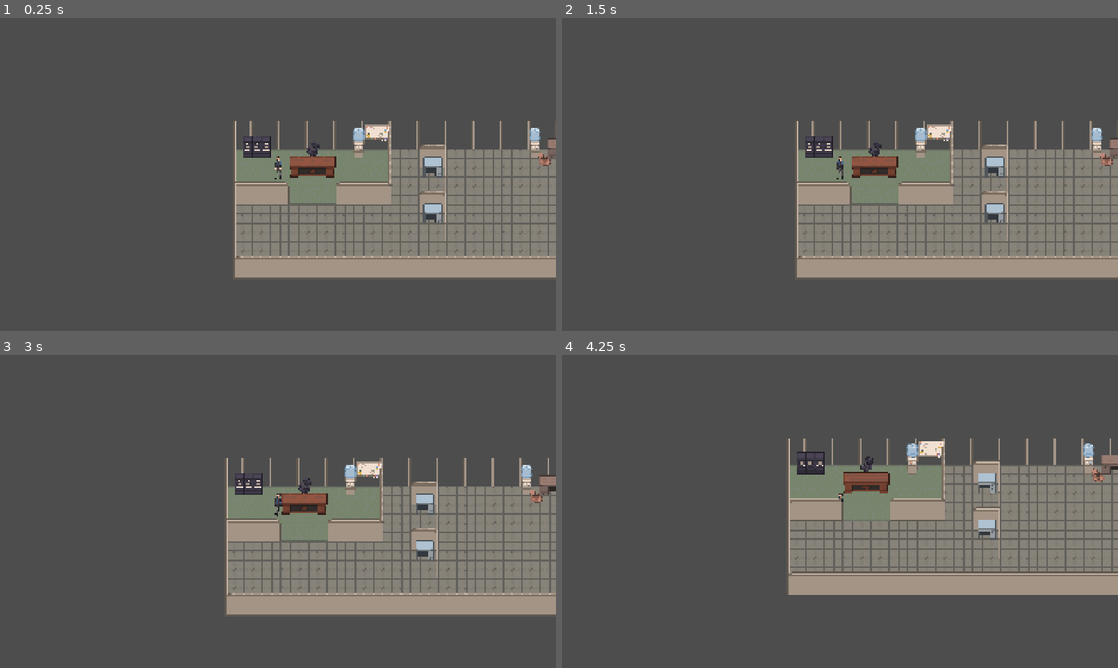
Above: before the commit, frames 1-4 (two rows, left to right).
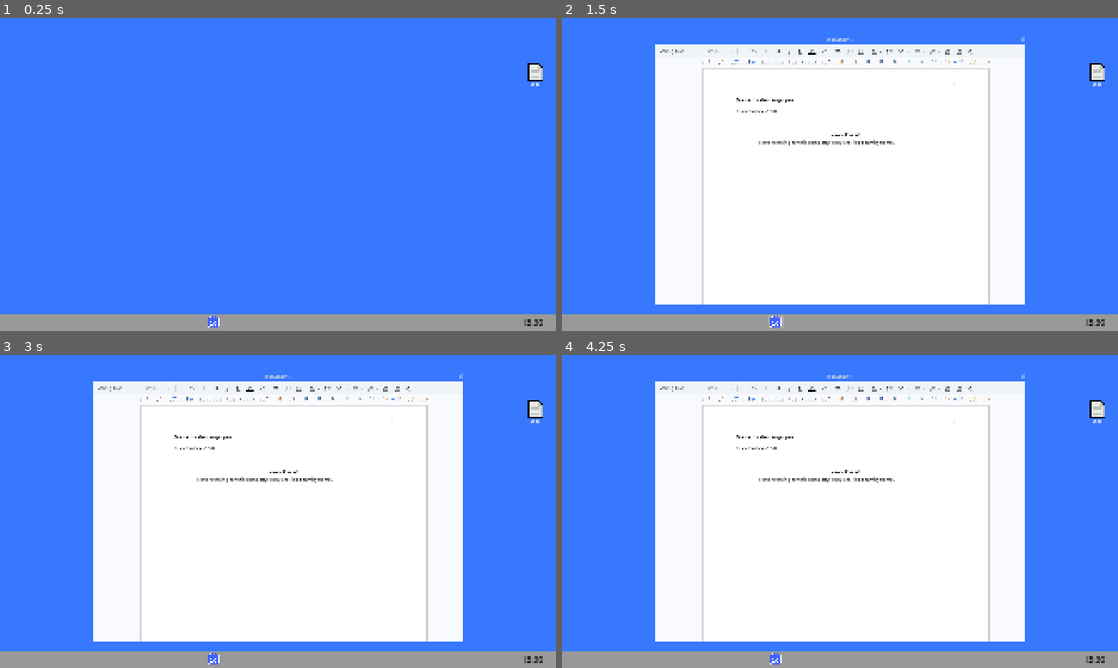
Above: after the commit, the same moments.

Repository: dh2650-overworked/Overworked
Game: Godot game, scene res://scenes/pc/pc_scene.tscn
Two runs of this game, one before a commit and one after it. Both use one fixed random seed, a clock stepped at 60 frames per second and the inputs below. Before the commit the project starts from res://scenes/levels/office.tscn.
Inputs (mouse positions are in pixels of both pictures, inside the frame that each line leads up to):
- Up to frame 1 (0.25 s): no input
- Up to frame 2 (1.5 s): click (1095, 71) at 0.5 s, where only the run after the commit has a clickable "Doc"; click (773, 321) at 1.27 s
- Up to frame 3 (3 s): click (211, 658) at 2.02 s; tap Enter at 2.75 s; move the mouse to (400, 495) at 2.77 s; hold D (move_right) from 2.78 s (still down); tap R at 2.85 s
- Up to frame 4 (4.25 s): tap Space at 3.5 s; move the mouse to (728, 527) at 3.52 s; release D (move_right) at 3.53 s; hold S (move_back) from 3.53 s (still down); tap F at 3.6 s

The runs differ from the first frame. In frame 1, 100% of the frame differs, in the area x 0-100%, y 0-100%; in frame 2, 100%; in frame 3, 100%; in frame 4, 100%.

Commit message:
renamed the pc-scece to pc

Diff:
--- a/project.godot
+++ b/project.godot
@@ -11,7 +11,7 @@
 [application]
 
 config/name="Overwork"
-run/main_scene="uid://2hisqf0xy7uj"
+run/main_scene="uid://dgku621g67xcf"
 config/features=PackedStringArray("4.6", "Forward Plus")
 config/icon="res://icon.svg"
 
--- a/scenes/pc-scene/DesktopPanel.gd
+++ /dev/null
@@ -1,21 +0,0 @@
-extends Panel
-
-@onready var document_app: Button = $"Document app"
-@onready var document_window: Window = $"Document app/DocumentWindow"
-
-# Called when the node enters the scene tree for the first time.
-func _ready() -> void:
-	document_window.hide()
-
-
-# Called every frame. 'delta' is the elapsed time since the previous frame.
-func _process(delta: float) -> void:
-	pass
-
-
-func _on_document_window_close_requested() -> void:
-	document_window.hide()
-
-
-func _on_document_app_pressed() -> void:
-	document_window.show()
--- a/scenes/pc-scene/Document_app.gd
+++ /dev/null
@@ -1,11 +0,0 @@
-extends Window
-
-
-# Called when the node enters the scene tree for the first time.
-func _ready() -> void:
-	pass # Replace with function body.
-
-
-# Called every frame. 'delta' is the elapsed time since the previous frame.
-func _process(delta: float) -> void:
-	pass
--- a/scenes/pc-scene/document_window.gd
+++ /dev/null
@@ -1,34 +0,0 @@
-extends Window
-
-
-var active_text = null
-var current_letter_index: int = -1
-
-
-func find_new_active_text(typed_character: String):
-	var prompt = $TextReport.get_prompt()
-	if prompt.substr(0,1) == typed_character:
-		active_text = $TextReport
-		current_letter_index = 1
-		active_text.set_next_character(current_letter_index)
-		print("New Text!")
-
-func _unhandled_input(event: InputEvent) -> void:
-	if event is InputEventKey and event.is_pressed():
-		var typed_event = event as InputEventKey
-		var key_typed = PackedByteArray([typed_event.unicode]).get_string_from_utf8()
-		print(key_typed)
-
-		if active_text == null:
-			find_new_active_text(key_typed)
-		else:
-			var prompt = active_text.get_prompt()
-			var next_character = prompt.substr(current_letter_index,1)
-			if key_typed == next_character:
-				print("you right")
-				current_letter_index += 1
-				active_text.set_next_character(current_letter_index)
-				if current_letter_index == prompt.length():
-					current_letter_index =-1
-			else:
-				print("incorrectly typed %s instead of %s" % [key_typed, next_character])
--- a/scenes/pc-scene/icon.svg
+++ /dev/null
@@ -1 +0,0 @@
-<svg xmlns="http://www.w3.org/2000/svg" width="128" height="128"><rect width="124" height="124" x="2" y="2" fill="#363d52" stroke="#212532" stroke-width="4" rx="14"/><g fill="#fff" transform="translate(12.322 12.322)scale(.101)"><path d="M105 673v33q407 354 814 0v-33z"/><path fill="#478cbf" d="m105 673 152 14q12 1 15 14l4 67 132 10 8-61q2-11 15-15h162q13 4 15 15l8 61 132-10 4-67q3-13 15-14l152-14V427q30-39 56-81-35-59-83-108-43 20-82 47-40-37-88-64 7-51 8-102-59-28-123-42-26 43-46 89-49-7-98 0-20-46-46-89-64 14-123 42 1 51 8 102-48 27-88 64-39-27-82-47-48 49-83 108 26 42 56 81zm0 33v39c0 276 813 276 814 0v-39l-134 12-5 69q-2 10-14 13l-162 11q-12 0-16-11l-10-65H446l-10 65q-4 11-16 11l-162-11q-12-3-14-13l-5-69z"/><path d="M483 600c0 34 58 34 58 0v-86c0-34-58-34-58 0z"/><circle cx="725" cy="526" r="90"/><circle cx="299" cy="526" r="90"/></g><g fill="#414042" transform="translate(12.322 12.322)scale(.101)"><circle cx="307" cy="532" r="60"/><circle cx="717" cy="532" r="60"/></g></svg>
--- a/scenes/pc-scene/mouse.gd
+++ /dev/null
@@ -1,11 +0,0 @@
-extends Sprite2D
-
-
-# Called when the node enters the scene tree for the first time.
-func _ready() -> void:
-	pass # Replace with function body.
-
-
-# Called every frame. 'delta' is the elapsed time since the previous frame.
-func _physics_process(delta: float) -> void:
-	global_position = lerp(global_position, get_global_mouse_position(), 16.5 *delta)
--- a/scenes/pc-scene/mouse_cursor.gd
+++ /dev/null
@@ -1,11 +0,0 @@
-extends Sprite2D
-
-
-# Called when the node enters the scene tree for the first time.
-func _ready() -> void:
-	Input.set_mouse_mode(Input.MOUSE_MODE_HIDDEN)
-
-
-# Called every frame. 'delta' is the elapsed time since the previous frame.
-func _physics_process(delta: float) -> void:
-	global_position = lerp(global_position, get_global_mouse_position(), 16.5 *delta)
--- a/scenes/pc-scene/mouse_cursor.tscn
+++ /dev/null
@@ -1,95 +0,0 @@
-[gd_scene format=3 uid="uid://bo5egueigev85"]
-
-[ext_resource type="Texture2D" uid="uid://ddsawxs0j3rki" path="res://Assets/desktop_start_logo_place_holder_hover.png" id="1_pwj4x"]
-[ext_resource type="Texture2D" uid="uid://c1wx05qdjxtha" path="res://Assets/desktop_start_logo_place_holder.png" id="2_a2vgd"]
-[ext_resource type="Texture2D" uid="uid://bj2dyhdlmur3r" path="res://Assets/8_white.png" id="3_wnbnb"]
-
-[sub_resource type="StyleBoxFlat" id="StyleBoxFlat_wsi6r"]
-
-[sub_resource type="StyleBoxTexture" id="StyleBoxTexture_0h78p"]
-texture_margin_left = 2.0
-texture_margin_top = 2.0
-texture_margin_right = 2.0
-texture_margin_bottom = 2.0
-
-[sub_resource type="StyleBoxTexture" id="StyleBoxTexture_2b4ws"]
-texture = ExtResource("1_pwj4x")
-
-[sub_resource type="StyleBoxTexture" id="StyleBoxTexture_53qcj"]
-
-[node name="PC_scene" type="Control" unique_id=1514691639]
-layout_mode = 3
-anchors_preset = 15
-anchor_right = 1.0
-anchor_bottom = 1.0
-grow_horizontal = 2
-grow_vertical = 2
-
-[node name="ColorRect" type="ColorRect" parent="." unique_id=451289161]
-layout_mode = 1
-anchors_preset = 15
-anchor_right = 1.0
-anchor_bottom = 1.0
-grow_horizontal = 2
-grow_vertical = 2
-color = Color(0.21568628, 0.47058824, 1, 1)
-
-[node name="Panel" type="Panel" parent="." unique_id=242645272]
-layout_mode = 1
-anchors_preset = 12
-anchor_top = 1.0
-anchor_right = 1.0
-anchor_bottom = 1.0
-offset_top = -60.0
-grow_horizontal = 2
-grow_vertical = 0
-theme_override_styles/panel = SubResource("StyleBoxFlat_wsi6r")
-
-[node name="Button" type="Button" parent="Panel" unique_id=51549926]
-layout_mode = 0
-offset_left = 336.0
-offset_top = 5.0
-offset_right = 392.0
-offset_bottom = 55.0
-theme_override_colors/font_color = Color(0, 0, 0, 1)
-theme_override_styles/normal = SubResource("StyleBoxTexture_0h78p")
-theme_override_styles/hover = SubResource("StyleBoxTexture_2b4ws")
-text = "Start"
-icon = ExtResource("2_a2vgd")
-
-[node name="Panel" type="Panel" parent="Panel" unique_id=243261286]
-layout_mode = 1
-anchors_preset = 3
-anchor_left = 1.0
-anchor_top = 1.0
-anchor_right = 1.0
-anchor_bottom = 1.0
-offset_left = -156.0
-offset_top = -50.0
-offset_right = -7.0
-offset_bottom = -8.0
-grow_horizontal = 0
-grow_vertical = 0
-theme_override_styles/panel = SubResource("StyleBoxTexture_53qcj")
-
-[node name="Label" type="Label" parent="Panel/Panel" unique_id=185551419]
-layout_mode = 1
-anchors_preset = 8
-anchor_left = 0.5
-anchor_top = 0.5
-anchor_right = 0.5
-anchor_bottom = 0.5
-offset_left = -20.0
-offset_top = -11.5
-offset_right = 20.0
-offset_bottom = 11.5
-grow_horizontal = 2
-grow_vertical = 2
-theme_override_colors/font_color = Color(0.06666667, 0.06666667, 0.06666667, 1)
-theme_override_font_sizes/font_size = 28
-text = "13:30"
-
-[node name="Sprite2D" type="Sprite2D" parent="." unique_id=794660348]
-z_index = 4096
-texture = ExtResource("3_wnbnb")
-offset = Vector2(6, 11)
--- a/scenes/pc-scene/node_2d.tscn
+++ /dev/null
@@ -1,3 +0,0 @@
-[gd_scene format=3 uid="uid://d3ac6yufakl0y"]
-
-[node name="Node2D" type="Node2D" unique_id=1077248794]
--- a/scenes/pc-scene/pc_scene.gd
+++ /dev/null
@@ -1,19 +0,0 @@
-extends Control
-
-@onready var mouse_cursor: Sprite2D = $MouseCursor
-var pc_mouse_pos:Vector2 = Vector2.ZERO
-# Called when the node enters the scene tree for the first time.
-func _ready() -> void:
-	# Load the texture from your sprite's texture
-	var cursor_texture = mouse_cursor.texture
-	 # Set it as the custom cursor
-	Input.set_custom_mouse_cursor(cursor_texture)
-
-
-# Called every frame. 'delta' is the elapsed time since the previous frame.
-func _process(delta: float) -> void:
-	pass
-
-
-func update_cursor_pos():
-	mouse_cursor.position = pc_mouse_pos
--- a/scenes/pc-scene/pc_scene.tscn
+++ /dev/null
@@ -1,192 +0,0 @@
-[gd_scene format=3 uid="uid://ctbemj4biggvn"]
-
-[ext_resource type="Script" uid="uid://crtagsjby3nuf" path="res://pc_scene.gd" id="1_0h78p"]
-[ext_resource type="Texture2D" uid="uid://chsvpi8ma8kok" path="res://Assets/note.png" id="2_0h78p"]
-[ext_resource type="Script" uid="uid://ik1ycvr2ilym" path="res://DesktopPanel.gd" id="2_2b4ws"]
-[ext_resource type="Texture2D" uid="uid://c4fxg5aoki2xv" path="res://Assets/hover_effect.png" id="2_wsi6r"]
-[ext_resource type="Texture2D" uid="uid://cnf7g2eig3cm5" path="res://Assets/Logo_idle.png" id="3_wsi6r"]
-[ext_resource type="Texture2D" uid="uid://bj2dyhdlmur3r" path="res://Assets/8_white.png" id="4_2b4ws"]
-[ext_resource type="Script" uid="uid://ds5snx0to4nd3" path="res://document_window.gd" id="5_c0lli"]
-[ext_resource type="Script" uid="uid://ihc6ynjt7sqh" path="res://text_report.gd" id="6_0qnic"]
-[ext_resource type="Texture2D" uid="uid://c02ls52tu7j50" path="res://Assets/Document_bg_place_holder.png" id="7_kmvur"]
-
-[sub_resource type="StyleBoxTexture" id="StyleBoxTexture_6qbwl"]
-
-[sub_resource type="StyleBoxTexture" id="StyleBoxTexture_p0rpn"]
-
-[sub_resource type="StyleBoxTexture" id="StyleBoxTexture_c0lli"]
-texture = ExtResource("2_wsi6r")
-
-[sub_resource type="StyleBoxTexture" id="StyleBoxTexture_0qnic"]
-
-[sub_resource type="StyleBoxFlat" id="StyleBoxFlat_wsi6r"]
-
-[sub_resource type="StyleBoxTexture" id="StyleBoxTexture_err2h"]
-
-[sub_resource type="StyleBoxTexture" id="StyleBoxTexture_wsi6r"]
-
-[sub_resource type="StyleBoxTexture" id="StyleBoxTexture_2b4ws"]
-texture = ExtResource("2_wsi6r")
-
-[sub_resource type="StyleBoxTexture" id="StyleBoxTexture_53qcj"]
-
-[node name="PC_scene" type="Control" unique_id=1514691639]
-layout_mode = 3
-anchors_preset = 15
-anchor_right = 1.0
-anchor_bottom = 1.0
-grow_horizontal = 2
-grow_vertical = 2
-script = ExtResource("1_0h78p")
-
-[node name="ColorRect" type="ColorRect" parent="." unique_id=451289161]
-layout_mode = 1
-anchors_preset = 15
-anchor_right = 1.0
-anchor_bottom = 1.0
-grow_horizontal = 2
-grow_vertical = 2
-color = Color(0.21568628, 0.47058824, 1, 1)
-
-[node name="DesktopPanel" type="Panel" parent="." unique_id=152184024]
-layout_mode = 1
-offset_left = -3.5
-offset_top = -4.5
-offset_right = 1155.5
-offset_bottom = 590.5
-theme_override_styles/panel = SubResource("StyleBoxTexture_6qbwl")
-script = ExtResource("2_2b4ws")
-
-[node name="Document app" type="Button" parent="DesktopPanel" unique_id=982171993]
-layout_mode = 1
-anchors_preset = -1
-anchor_left = 1.572
-anchor_top = 0.25500003
-anchor_right = 1.572
-anchor_bottom = 0.25500003
-offset_left = 0.55200195
-offset_top = -0.22502136
-offset_right = 64.552
-offset_bottom = 63.77498
-theme_override_styles/normal = SubResource("StyleBoxTexture_p0rpn")
-theme_override_styles/hover_pressed = SubResource("StyleBoxTexture_c0lli")
-icon = ExtResource("2_0h78p")
-flat = true
-icon_alignment = 1
-expand_icon = true
-
-[node name="DocTitle" type="Label" parent="DesktopPanel/Document app" unique_id=2087328144]
-layout_mode = 1
-anchors_preset = -1
-anchor_top = 0.75000006
-anchor_bottom = 0.75000006
-offset_left = 5.0
-offset_top = -2.0000038
-offset_right = 58.0
-offset_bottom = 20.999996
-grow_horizontal = 2
-grow_vertical = 0
-theme_override_font_sizes/font_size = 12
-text = "Doc"
-horizontal_alignment = 1
-vertical_alignment = 2
-
-[node name="DocumentWindow" type="Window" parent="DesktopPanel/Document app" unique_id=1487198734]
-oversampling_override = 1.0
-title = "Documents"
-initial_position = 1
-size = Vector2i(1280, 900)
-exclusive = true
-theme_override_styles/embedded_border = SubResource("StyleBoxTexture_0qnic")
-script = ExtResource("5_c0lli")
-
-[node name="TextureRect" type="TextureRect" parent="DesktopPanel/Document app/DocumentWindow" unique_id=143351591]
-offset_right = 1282.0
-offset_bottom = 899.0
-texture = ExtResource("7_kmvur")
-
-[node name="TextReport" type="Node2D" parent="DesktopPanel/Document app/DocumentWindow" unique_id=74912274]
-script = ExtResource("6_0qnic")
-
-[node name="TypeText" type="RichTextLabel" parent="DesktopPanel/Document app/DocumentWindow/TextReport" unique_id=1062130218]
-offset_left = 318.0
-offset_top = 353.0
-offset_right = 994.0
-offset_bottom = 842.0
-theme_override_colors/default_color = Color(0, 0, 0, 1)
-bbcode_enabled = true
-text = "I love working for this company! They are like a family to me. "
-scroll_active = false
-
-[node name="TaskbarPanel" type="Panel" parent="." unique_id=242645272]
-layout_mode = 1
-anchors_preset = 12
-anchor_top = 1.0
-anchor_right = 1.0
-anchor_bottom = 1.0
-offset_top = -60.0
-grow_horizontal = 2
-grow_vertical = 0
-theme_override_styles/panel = SubResource("StyleBoxFlat_wsi6r")
-
-[node name="Start button" type="Button" parent="TaskbarPanel" unique_id=51549926]
-layout_mode = 0
-offset_left = 689.0
-offset_top = 10.0
-offset_right = 730.0
-offset_bottom = 50.0
-theme_override_colors/font_color = Color(0, 0, 0, 1)
-theme_override_colors/font_pressed_color = Color(0, 0, 0, 1)
-theme_override_colors/font_hover_color = Color(0, 0, 0, 1)
-theme_override_colors/font_hover_pressed_color = Color(0, 0, 0, 1)
-theme_override_font_sizes/font_size = 12
-theme_override_styles/normal = SubResource("StyleBoxTexture_err2h")
-theme_override_styles/pressed = SubResource("StyleBoxTexture_wsi6r")
-theme_override_styles/hover = SubResource("StyleBoxTexture_2b4ws")
-text = "
-"
-icon = ExtResource("3_wsi6r")
-icon_alignment = 1
-expand_icon = true
-
-[node name="TimePanel" type="Panel" parent="TaskbarPanel" unique_id=243261286]
-layout_mode = 1
-anchors_preset = 3
-anchor_left = 1.0
-anchor_top = 1.0
-anchor_right = 1.0
-anchor_bottom = 1.0
-offset_left = -156.0
-offset_top = -50.0
-offset_right = -7.0
-offset_bottom = -8.0
-grow_horizontal = 0
-grow_vertical = 0
-theme_override_styles/panel = SubResource("StyleBoxTexture_53qcj")
-
-[node name="Label" type="Label" parent="TaskbarPanel/TimePanel" unique_id=185551419]
-layout_mode = 1
-anchors_preset = 8
-anchor_left = 0.5
-anchor_top = 0.5
-anchor_right = 0.5
-anchor_bottom = 0.5
-offset_left = -20.0
-offset_top = -11.5
-offset_right = 20.0
-offset_bottom = 11.5
-grow_horizontal = 2
-grow_vertical = 2
-theme_override_colors/font_color = Color(0.06666667, 0.06666667, 0.06666667, 1)
-theme_override_font_sizes/font_size = 28
-text = "13:30"
-
-[node name="MouseCursor" type="Sprite2D" parent="." unique_id=287946108]
-visible = false
-top_level = true
-texture = ExtResource("4_2b4ws")
-offset = Vector2(6, 11)
-
-[connection signal="pressed" from="DesktopPanel/Document app" to="DesktopPanel" method="_on_document_app_pressed"]
-[connection signal="close_requested" from="DesktopPanel/Document app/DocumentWindow" to="." method="_on_document_window_close_requested"]
-[connection signal="close_requested" from="DesktopPanel/Document app/DocumentWindow" to="DesktopPanel" method="_on_document_window_close_requested"]
--- a/scenes/pc-scene/project.godot
+++ /dev/null
@@ -1,30 +0,0 @@
-; Engine configuration file.
-; It's best edited using the editor UI and not directly,
-; since the parameters that go here are not all obvious.
-;
-; Format:
-;   [section] ; section goes between []
-;   param=value ; assign values to parameters
-
-config_version=5
-
-[application]
-
-config/name="PC_scene"
-run/main_scene="res://pc_scene.tscn"
-config/features=PackedStringArray("4.6", "Forward Plus")
-config/icon="res://icon.svg"
-
-[display]
-
-window/size/viewport_width=1920
-window/size/viewport_height=1080
-window/size/mode=3
-
-[physics]
-
-3d/physics_engine="Jolt Physics"
-
-[rendering]
-
-rendering_device/driver.windows="d3d12"
--- a/scenes/pc-scene/text_report.gd
+++ /dev/null
@@ -1,35 +0,0 @@
-extends Node2D
-
-@export var green = Color("#639765")
-@export var red = Color("#a65455")
-@export var blue = Color("#4682b4")
-
-@onready var document_window: Window = $".."
-@onready var prompt: RichTextLabel = $TypeText
-@onready var prompt_text = prompt.text
-
-func get_prompt() -> String:
-	return prompt_text
-
-
-func set_next_character(next_character_index: int):
-	var green_text = get_bbcode_color_tag(green) + prompt_text.substr(0, next_character_index) + get_bbcode_end_color_tag()
-	var blue_text = get_bbcode_color_tag(blue) + prompt_text.substr(next_character_index, 1) + get_bbcode_end_color_tag()
-	var red_text = ""
-
-	if next_character_index != prompt_text.length():
-		red_text = get_bbcode_color_tag(red) + prompt_text.substr(next_character_index + 1, prompt_text.length() - next_character_index + 1) + get_bbcode_end_color_tag()
-
-	prompt.parse_bbcode(set_center_tags(green_text + blue_text + red_text))
-
-
-func set_center_tags(string_to_center: String):
-	return  string_to_center
-
-
-func get_bbcode_color_tag(color: Color) -> String:
-	return "[color=#" + color.to_html(false) + "]"
-
-
-func get_bbcode_end_color_tag() -> String:
-	return "[/color]"
--- a/scenes/pc/document_window.gd
+++ b/scenes/pc/document_window.gd
@@ -30,5 +30,6 @@
 				active_text.set_next_character(current_letter_index)
 				if current_letter_index == prompt.length():
 					current_letter_index =-1
+					print("you have won")
 			else:
 				print("incorrectly typed %s instead of %s" % [key_typed, next_character])
--- a/scenes/pc/mouse_cursor.gd
+++ b/scenes/pc/mouse_cursor.gd
@@ -5,7 +5,6 @@
 func _ready() -> void:
 	Input.set_mouse_mode(Input.MOUSE_MODE_HIDDEN)
 
-
 # Called every frame. 'delta' is the elapsed time since the previous frame.
 func _physics_process(delta: float) -> void:
 	global_position = lerp(global_position, get_global_mouse_position(), 16.5 *delta)
--- a/scenes/pc/mouse_cursor.tscn
+++ /dev/null
@@ -1,95 +0,0 @@
-[gd_scene format=3 uid="uid://bo5egueigev85"]
-
-[ext_resource type="Texture2D" uid="uid://ddsawxs0j3rki" path="res://Assets/desktop_start_logo_place_holder_hover.png" id="1_pwj4x"]
-[ext_resource type="Texture2D" uid="uid://c1wx05qdjxtha" path="res://Assets/desktop_start_logo_place_holder.png" id="2_a2vgd"]
-[ext_resource type="Texture2D" uid="uid://bj2dyhdlmur3r" path="res://Assets/8_white.png" id="3_wnbnb"]
-
-[sub_resource type="StyleBoxFlat" id="StyleBoxFlat_wsi6r"]
-
-[sub_resource type="StyleBoxTexture" id="StyleBoxTexture_0h78p"]
-texture_margin_left = 2.0
-texture_margin_top = 2.0
-texture_margin_right = 2.0
-texture_margin_bottom = 2.0
-
-[sub_resource type="StyleBoxTexture" id="StyleBoxTexture_2b4ws"]
-texture = ExtResource("1_pwj4x")
-
-[sub_resource type="StyleBoxTexture" id="StyleBoxTexture_53qcj"]
-
-[node name="PC_scene" type="Control" unique_id=1514691639]
-layout_mode = 3
-anchors_preset = 15
-anchor_right = 1.0
-anchor_bottom = 1.0
-grow_horizontal = 2
-grow_vertical = 2
-
-[node name="ColorRect" type="ColorRect" parent="." unique_id=451289161]
-layout_mode = 1
-anchors_preset = 15
-anchor_right = 1.0
-anchor_bottom = 1.0
-grow_horizontal = 2
-grow_vertical = 2
-color = Color(0.21568628, 0.47058824, 1, 1)
-
-[node name="Panel" type="Panel" parent="." unique_id=242645272]
-layout_mode = 1
-anchors_preset = 12
-anchor_top = 1.0
-anchor_right = 1.0
-anchor_bottom = 1.0
-offset_top = -60.0
-grow_horizontal = 2
-grow_vertical = 0
-theme_override_styles/panel = SubResource("StyleBoxFlat_wsi6r")
-
-[node name="Button" type="Button" parent="Panel" unique_id=51549926]
-layout_mode = 0
-offset_left = 336.0
-offset_top = 5.0
-offset_right = 392.0
-offset_bottom = 55.0
-theme_override_colors/font_color = Color(0, 0, 0, 1)
-theme_override_styles/normal = SubResource("StyleBoxTexture_0h78p")
-theme_override_styles/hover = SubResource("StyleBoxTexture_2b4ws")
-text = "Start"
-icon = ExtResource("2_a2vgd")
-
-[node name="Panel" type="Panel" parent="Panel" unique_id=243261286]
-layout_mode = 1
-anchors_preset = 3
-anchor_left = 1.0
-anchor_top = 1.0
-anchor_right = 1.0
-anchor_bottom = 1.0
-offset_left = -156.0
-offset_top = -50.0
-offset_right = -7.0
-offset_bottom = -8.0
-grow_horizontal = 0
-grow_vertical = 0
-theme_override_styles/panel = SubResource("StyleBoxTexture_53qcj")
-
-[node name="Label" type="Label" parent="Panel/Panel" unique_id=185551419]
-layout_mode = 1
-anchors_preset = 8
-anchor_left = 0.5
-anchor_top = 0.5
-anchor_right = 0.5
-anchor_bottom = 0.5
-offset_left = -20.0
-offset_top = -11.5
-offset_right = 20.0
-offset_bottom = 11.5
-grow_horizontal = 2
-grow_vertical = 2
-theme_override_colors/font_color = Color(0.06666667, 0.06666667, 0.06666667, 1)
-theme_override_font_sizes/font_size = 28
-text = "13:30"
-
-[node name="Sprite2D" type="Sprite2D" parent="." unique_id=794660348]
-z_index = 4096
-texture = ExtResource("3_wnbnb")
-offset = Vector2(6, 11)
--- a/scenes/pc/pc_scene.tscn
+++ b/scenes/pc/pc_scene.tscn
@@ -39,6 +39,18 @@
 grow_vertical = 2
 script = ExtResource("1_nf6t2")
 
+[node name="CanvasLayer" type="CanvasLayer" parent="." unique_id=2093197025]
+layer = 128
+
+[node name="MouseCursor" type="Sprite2D" parent="CanvasLayer" unique_id=287946108]
+visible = false
+top_level = true
+z_index = 4096
+position = Vector2(5.351563, 3.349609)
+scale = Vector2(1.3476563, 1.3574219)
+texture = ExtResource("4_2b4ws")
+offset = Vector2(6, 11)
+
 [node name="pc_background" type="ColorRect" parent="." unique_id=451289161]
 layout_mode = 1
 anchors_preset = 15
@@ -50,10 +62,9 @@
 
 [node name="DesktopPanel" type="Panel" parent="." unique_id=152184024]
 layout_mode = 0
-offset_left = 2.0
-offset_top = -4.0
-offset_right = 3360.0
-offset_bottom = 1781.0
+offset_top = 1.0
+offset_right = 1920.0
+offset_bottom = 1020.0
 theme_override_styles/panel = SubResource("StyleBoxTexture_6qbwl")
 script = ExtResource("3_rudg7")
 
@@ -64,10 +75,10 @@
 anchor_top = 0.25500003
 anchor_right = 1.572
 anchor_bottom = 0.25500003
-offset_left = -3459.776
-offset_top = -324.17505
-offset_right = -3372.776
-offset_bottom = -219.17505
+offset_left = -1211.24
+offset_top = -127.120026
+offset_right = -1124.24
+offset_bottom = -22.120026
 theme_override_styles/normal = SubResource("StyleBoxTexture_p0rpn")
 theme_override_styles/hover_pressed = SubResource("StyleBoxTexture_c0lli")
 icon = ExtResource("2_0h78p")
@@ -112,9 +123,9 @@
 
 [node name="TypeText" type="RichTextLabel" parent="DesktopPanel/Document app/DocumentWindow/TextReport" unique_id=1062130218]
 offset_left = 360.0
-offset_top = 322.0
+offset_top = 327.0
 offset_right = 1036.0
-offset_bottom = 811.0
+offset_bottom = 816.0
 theme_override_colors/default_color = Color(0, 0, 0, 1)
 bbcode_enabled = true
 text = "I love working for this company! They are like a family to me. "
@@ -179,12 +190,6 @@
 theme_override_font_sizes/font_size = 28
 text = "13:30"
 
-[node name="MouseCursor" type="Sprite2D" parent="." unique_id=287946108]
-visible = false
-top_level = true
-texture = ExtResource("4_2b4ws")
-offset = Vector2(6, 11)
-
 [connection signal="pressed" from="DesktopPanel/Document app" to="DesktopPanel" method="_on_document_app_pressed"]
 [connection signal="close_requested" from="DesktopPanel/Document app/DocumentWindow" to="." method="_on_document_window_close_requested"]
 [connection signal="close_requested" from="DesktopPanel/Document app/DocumentWindow" to="DesktopPanel" method="_on_document_window_close_requested"]
--- a/scenes/pc/text_report.gd
+++ b/scenes/pc/text_report.gd
@@ -1,8 +1,8 @@
 extends Node2D
 
 @export var green = Color("#639765")
-@export var red = Color("#a65455")
-@export var blue = Color("#4682b4")
+@export var red = Color("ad2a25ff")
+@export var blue = Color("1d75d9ff")
 
 @onready var document_window: Window = $".."
 @onready var prompt: RichTextLabel = $TypeText
Binary file removed: scenes/pc-scene/Assets/8_white.png
Not shown, removed: scenes/pc-scene/Assets/8_white.png.import
Binary file removed: scenes/pc-scene/Assets/8_white_cursor_hover.png
Not shown, removed: scenes/pc-scene/Assets/8_white_cursor_hover.png.import
Binary file removed: scenes/pc-scene/Assets/Desktop_logo.png
Not shown, removed: scenes/pc-scene/Assets/Desktop_logo.png.import
Binary file removed: scenes/pc-scene/Assets/Document_bg_place_holder.png
Not shown, removed: scenes/pc-scene/Assets/Document_bg_place_holder.png.import
Binary file removed: scenes/pc-scene/Assets/Logo_hover.aseprite
Binary file removed: scenes/pc-scene/Assets/Logo_idle.aseprite
Binary file removed: scenes/pc-scene/Assets/Logo_idle.png
Not shown, removed: scenes/pc-scene/Assets/Logo_idle.png.import
(and 15 more such lines)
